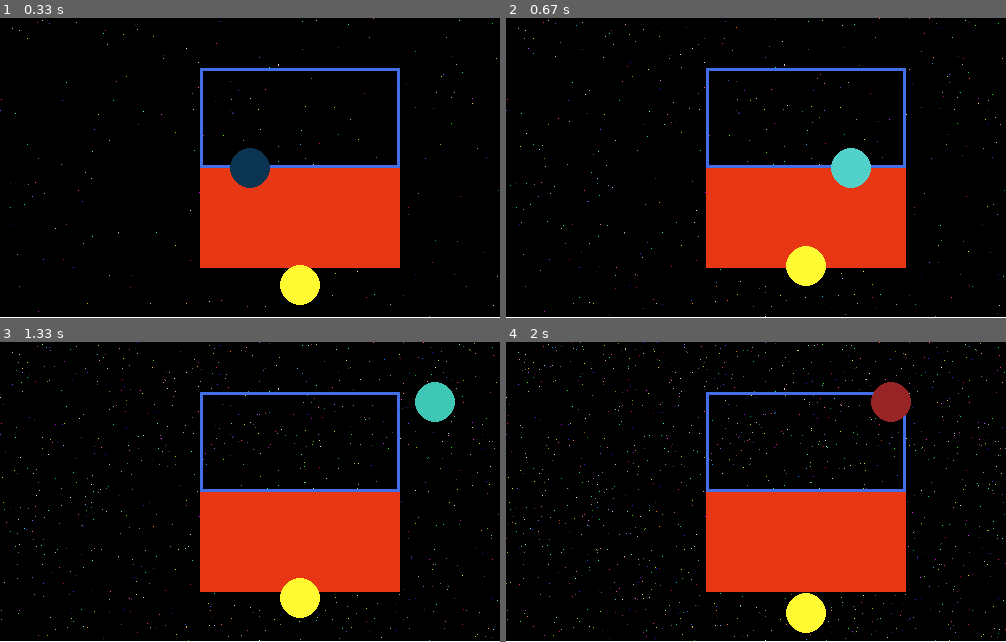
Above: before the commit, frames 1-4 (two rows, left to right).
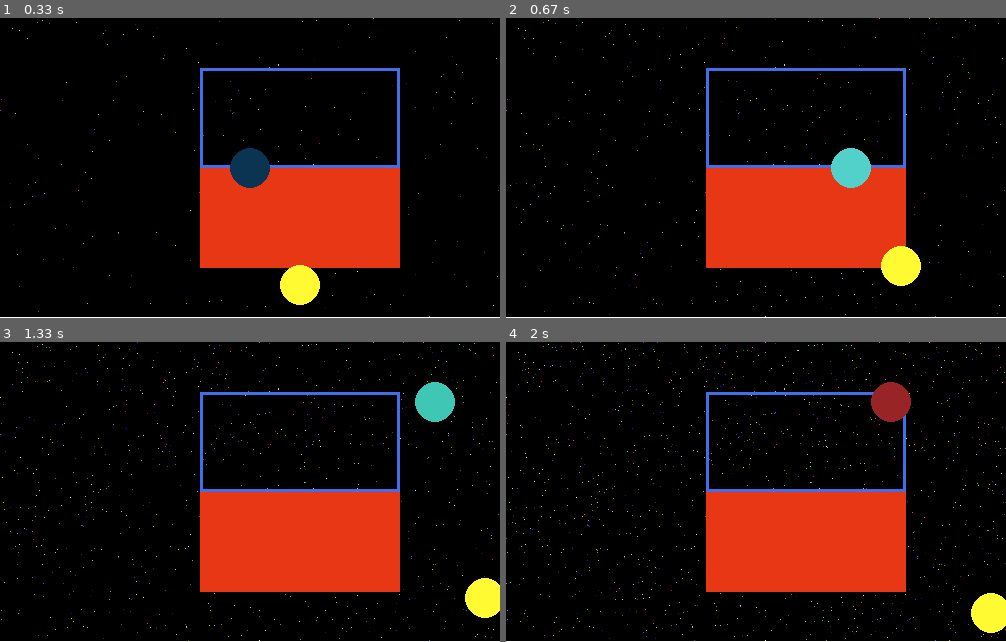
Above: after the commit, the same moments.

Repository: moeg100/randomCode
Game: pygame game, started from pyGameBasic.py
The game is run twice, just before and just after one commit, with the same random seed, the same clock (stepped at 60 frames per second) and the same inputs.
Inputs:
- Up to frame 1 (0.33 s): no input
- Up to frame 2 (0.67 s): hold D from 0.33 s (still down)
- Up to frame 3 (1.33 s): release D at 0.8 s; hold W 0.83-1.13 s; tap Space at 0.9, 1.23 s; hold D from 1.17 s (still down)
- Up to frame 4 (2 s): tap Space at 1.53, 1.73 s; release D at 1.63 s; hold A from 1.67 s (still down)

Frame 1 is identical in both runs. In frame 2, 1.6% of the frame differs, in the area x 56-83%, y 76-90%; in frame 3, 1.6%; in frame 4, 1.6%.

Commit message:
Adding ball control and implement exit functionality
Adding ball 2 movement controls and add exit condition

Diff:
--- a/pyGameBasic.py
+++ b/pyGameBasic.py
@@ -137,6 +137,11 @@
 
     keys = pygame.key.get_pressed()
 
+    if keys[pygame.K_q]:
+        #sys.exit()
+        running = False
+
+
     if keys[pygame.K_SPACE]:
         ball_velocity_y -= GRAVITY
 
@@ -148,9 +153,13 @@
 
     if keys[pygame.K_a]:
         ball_one.x -= PLAYER_SPEED * dt
+        ball_two.x -= PLAYER_SPEED * dt
+
 
     if keys[pygame.K_d]:
         ball_one.x += PLAYER_SPEED * dt
+        ball_two.x += PLAYER_SPEED * dt
+
     if keys[pygame.K_r]:
     	ball_two.x = 250
     	ball_two.y = 250
